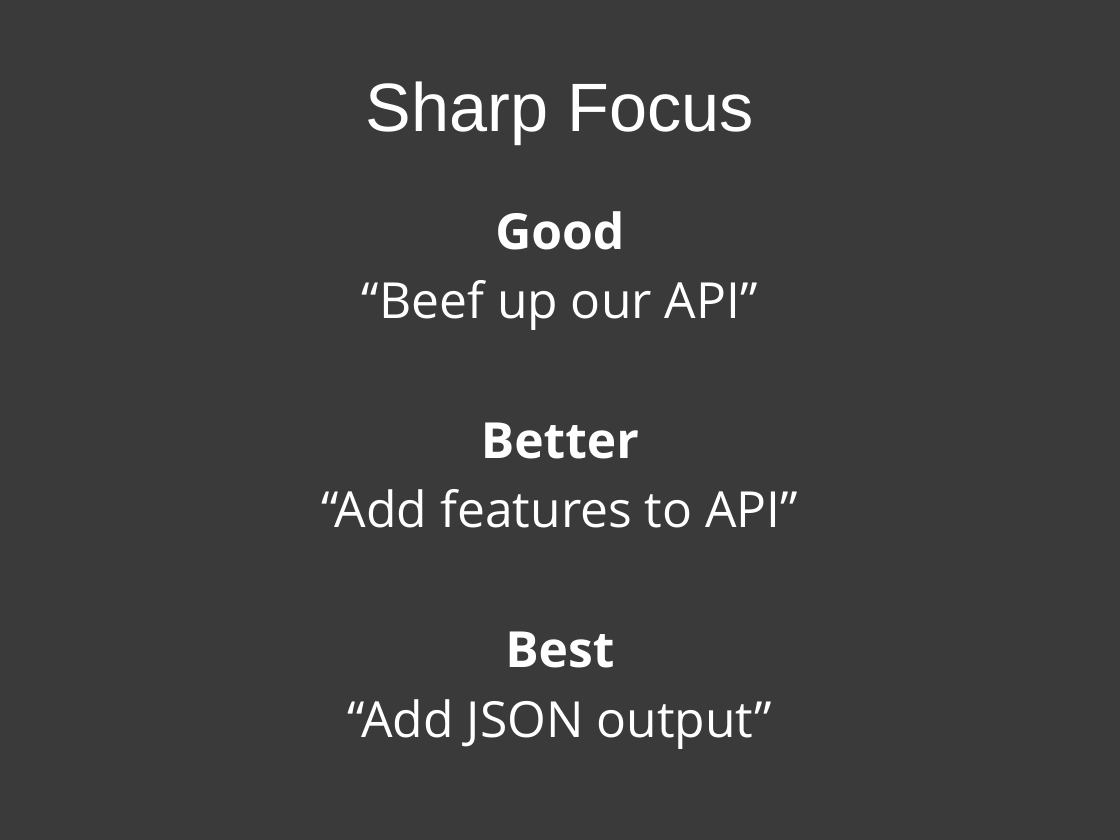
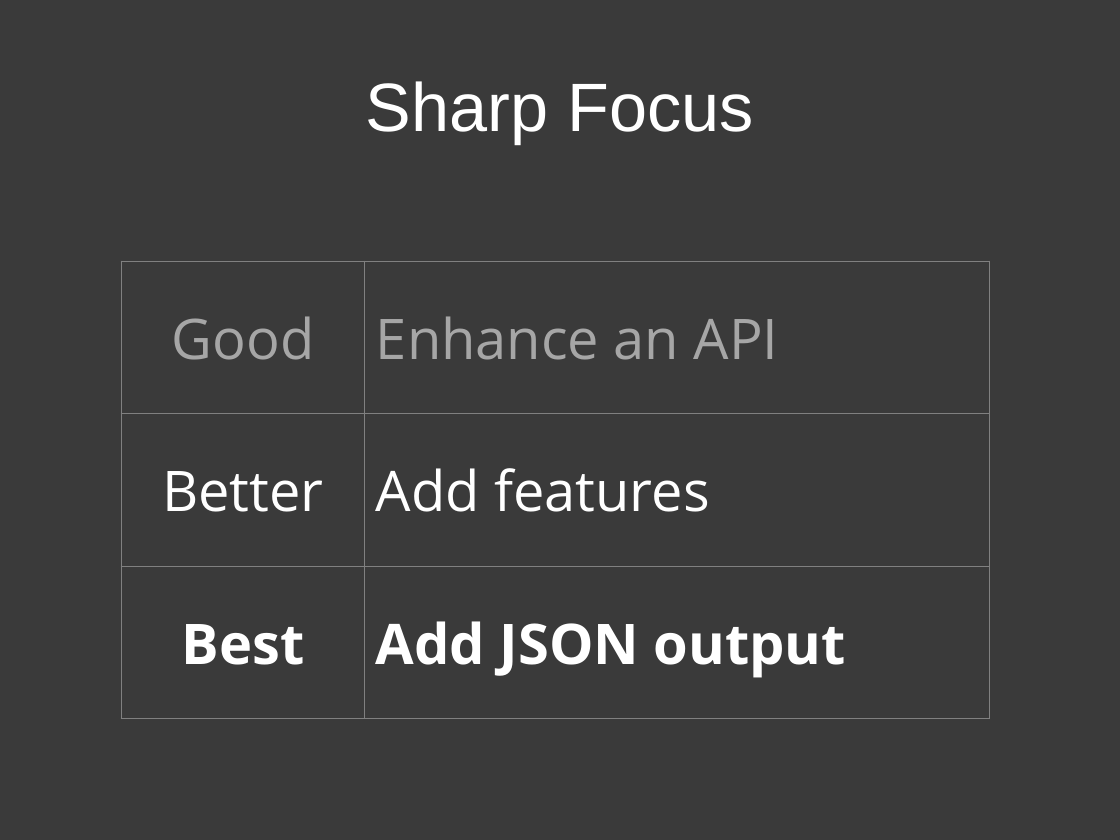
Before and after one commit to patik/code-sprint, a slide deck: slide 17 of code-sprint.pptx. Drawn at 1120x840 pixels with LibreOffice and Linux fonts; fonts in the diff are those of the drawing. Boxes give left, top, right and bottom in pixels: in the first picture for what was removed or moved away, otherwise in the second. Text is boxed around its words. In the diff, an @@ line names an element or a change of style, - is before the commit and + after.

```diff
--- a/code-sprint.pptx
+++ b/code-sprint.pptx
@@ text removed at (321,211,798,749) @@
-Good
-“Beef up our API”
-Better
-“Add features to API”
-Best
-“Add JSON output”
@@ table added at (121,261,989,718), 3 rows, 2 columns @@
+Good | Enhance an API
+Better | Add features
+Best | Add JSON output
```
Also in this commit, not shown: 14 other slides changed, 1 other file.
